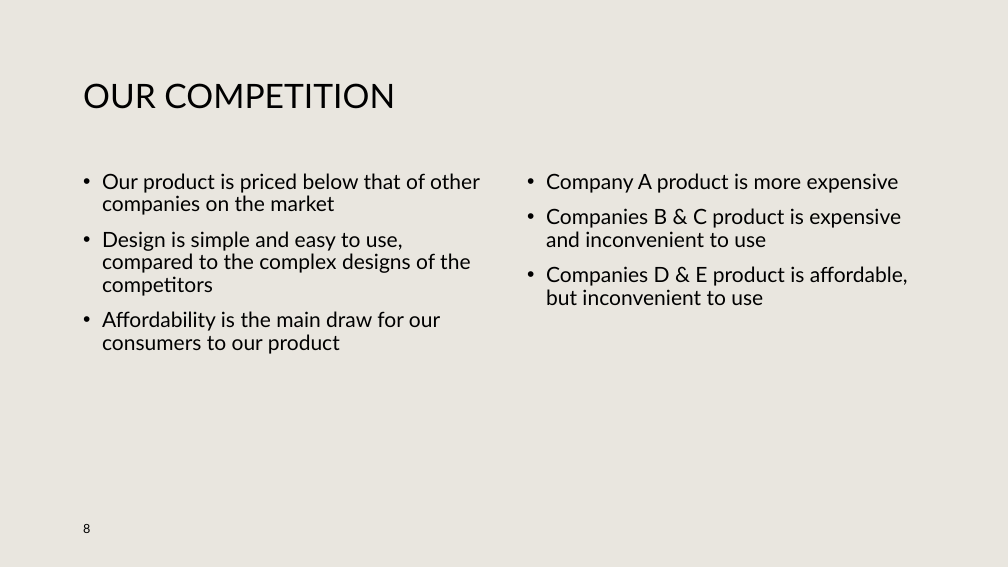
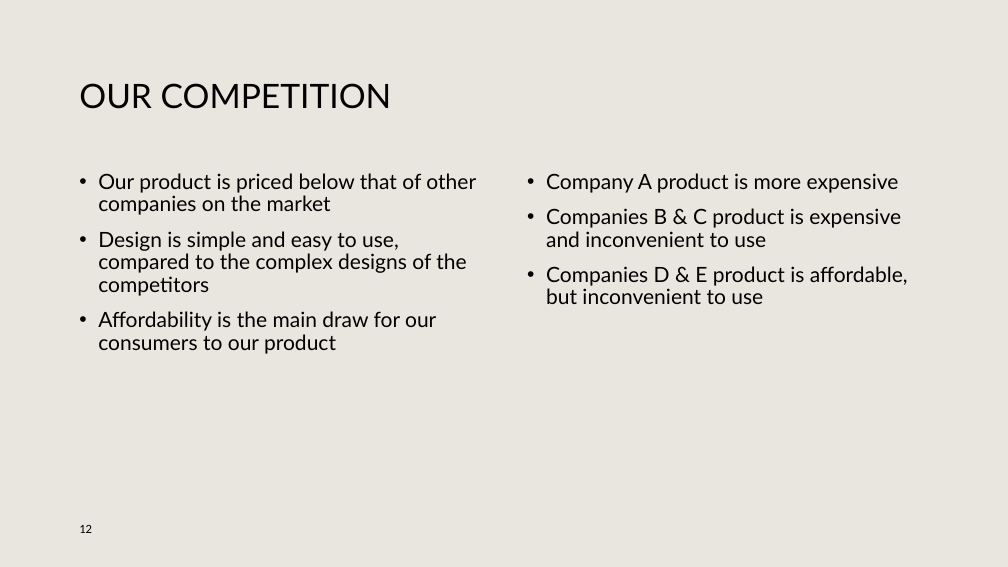
Before and after one commit to PictureOfGray/CS412-Team-NAME, a slide deck: slide 12 of presentations/TeamNAMETSP.pptx (slide 8 before the commit). Drawn at 1008x567 pixels with LibreOffice and Linux fonts; fonts in the diff are those of the drawing; background and template pictures are left out. Boxes give left, top, right and bottom in pixels: in the first picture for what was removed or moved away, otherwise in the second. Text is boxed around its words. In the diff, an @@ line names an element or a change of style, - is before the commit and + after.

```diff
--- a/presentations/TeamNAMETSP.pptx
+++ b/presentations/TeamNAMETSP.pptx
@@ title "OUR COMPETITION": place and size @@
-title "OUR COMPETITION" at (83,83,395,109)
+title "OUR COMPETITION" at (79,83,392,109)
@@ text "Our product is priced below ...": place and size @@
-text "Our product is priced below ..." at (102,173,480,354)
+text "Our product is priced below ..." at (98,173,476,354)
@@ page number added at (79,525,92,533), 12 pt, text #000000 @@
+12
@@ page number removed at (83,524,90,533) @@
-8
```
Also in this commit, not shown: 8 other slides changed, 4 slides added, 2 slides removed, 1 other file.
